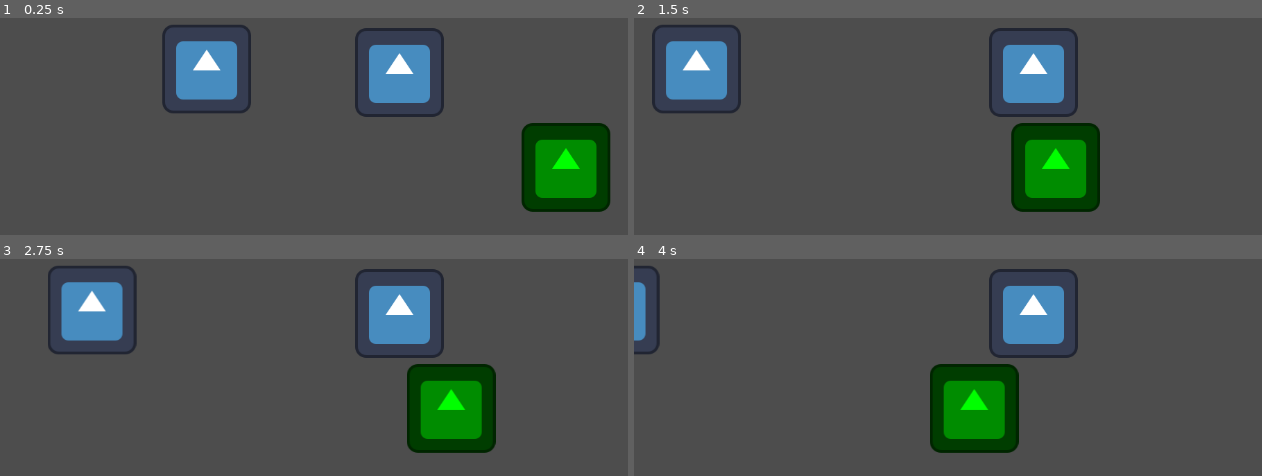
Above: before the commit, frames 1-4 (two rows, left to right).
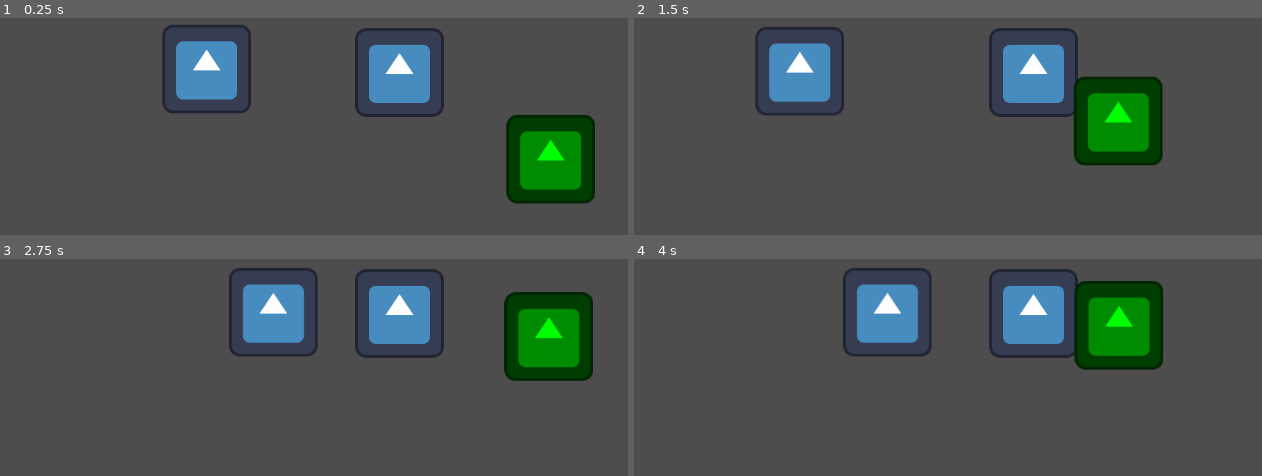
Above: after the commit, the same moments.

Repository: AAF-07/Game-jam
Game: Godot game, scene res://Scene/level.tscn
The game is run twice, just before and just after one commit, with the same random seed, the same clock (stepped at 60 frames per second) and the same inputs. The engine's default icon, where the game draws it, is replaced by a stand-in: a white triangle on a blue panel in a dark square.
Inputs:
- Up to frame 1 (0.25 s): no input
- Up to frame 2 (1.5 s): hold Shift (run) 0.53-1.28 s; hold Right (right) from 0.53 s (still down); tap Up (ui_up) at 0.77 s; tap Shift (run) at 1.35 s
- Up to frame 3 (2.75 s): tap Up (ui_up) at 1.52 s; release Right (right) at 2.03 s; hold Left (left) from 2.03 s (still down); hold Shift (run) from 2.03 s (still down)
- Up to frame 4 (4 s): release Left (left) at 2.78 s; release Shift (run) at 2.78 s; hold Right (right) from 2.78 s (still down); tap Shift (run) at 2.85 s; tap Up (ui_up) at 3.02, 3.77 s; hold Shift (run) from 3.53 s (still down)

The runs differ from the first frame. In frame 1, 5.1% of the frame differs, in the area x 80-98%, y 44-90%; in frame 2, 17%; in frame 3, 18%, in the area x 7-95%, y 3-90%; in frame 4, 16%.

Commit message:
movement monster

Diff:
--- a/Scene/monster.tscn
+++ b/Scene/monster.tscn
@@ -1,11 +1,14 @@
 [gd_scene format=3 uid="uid://bk8qoml0er6q5"]
 
+[ext_resource type="Script" uid="uid://dkqqh3fe7f16b" path="res://script/monster.gd" id="1_4f2yx"]
 [ext_resource type="Texture2D" uid="uid://barq67eed08is" path="res://icon.svg" id="1_xxklr"]
 
 [sub_resource type="CircleShape2D" id="CircleShape2D_xxklr"]
 radius = 64.40497
 
-[node name="Monster" type="Node2D" unique_id=2068469295]
+[node name="Monster" type="CharacterBody2D" unique_id=11607701]
+script = ExtResource("1_4f2yx")
+SPEED = 100.0
 
 [node name="Sprite2D" type="Sprite2D" parent="." unique_id=402370689]
 modulate = Color(0, 1, 0, 1)
--- a/Scene/player.tscn
+++ b/Scene/player.tscn
@@ -6,7 +6,7 @@
 [sub_resource type="RectangleShape2D" id="RectangleShape2D_58ae2"]
 size = Vector2(121, 108)
 
-[node name="Player" type="CharacterBody2D" unique_id=1473777026]
+[node name="Player" type="CharacterBody2D" unique_id=1473777026 groups=["player"]]
 script = ExtResource("1_y8w33")
 
 [node name="Sprite2D" type="Sprite2D" parent="." unique_id=447303598]
--- a/project.godot
+++ b/project.godot
@@ -14,6 +14,10 @@
 run/main_scene="uid://b5myhbv8ntedf"
 config/features=PackedStringArray("4.6", "Forward Plus")
 config/icon="res://icon.svg"
+
+[global_group]
+
+player=""
 
 [input]
 
--- /dev/null
+++ b/script/monster.gd
@@ -0,0 +1,34 @@
+extends CharacterBody2D
+
+@export var SPEED = 150.0
+@export var is_chasing: bool = true
+
+var player: CharacterBody2D = null
+
+func _ready() -> void:
+	# Mengambil objek pertama yang ada di dalam group "player"
+	var players = get_tree().get_nodes_in_group("player")
+	if players.size() > 0:
+		player = players[0] as CharacterBody2D
+	else:
+		print("PERINGATAN: Tidak ada objek di group 'player'. Pastikan Player sudah dimasukkan ke group!")
+
+func _physics_process(delta: float) -> void:
+	# Validasi: Pastikan player ketemu dan mode mengejar aktif
+	if is_chasing and player != null:
+		# Hitung arah ke player (menghasilkan koordinat X dan Y)
+		var direction = position.direction_to(player.position)
+
+		# Mengisi velocity untuk arah X dan Y sekaligus
+		velocity = direction * SPEED
+
+		# Logika membalik sprite (Flip) berdasarkan arah X
+		if direction.x < 0:
+			$Sprite2D.flip_h = true  # Menghadap kiri
+		elif direction.x > 0:
+			$Sprite2D.flip_h = false # Menghadap kanan
+
+		# PENTING: Fungsi ini yang menggerakkan monster di sumbu X dan Y
+		move_and_slide()
+	else:
+		velocity = Vector2.ZERO
Not shown, added: script/monster.gd.uid
